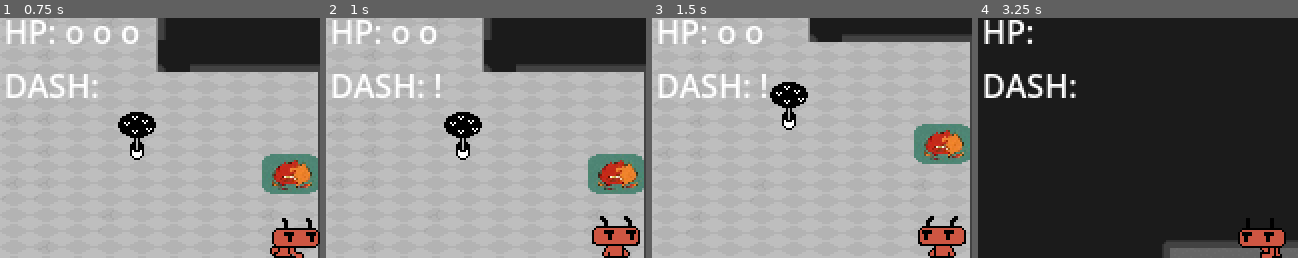
Above: before the commit, frames 1-4 (left to right).
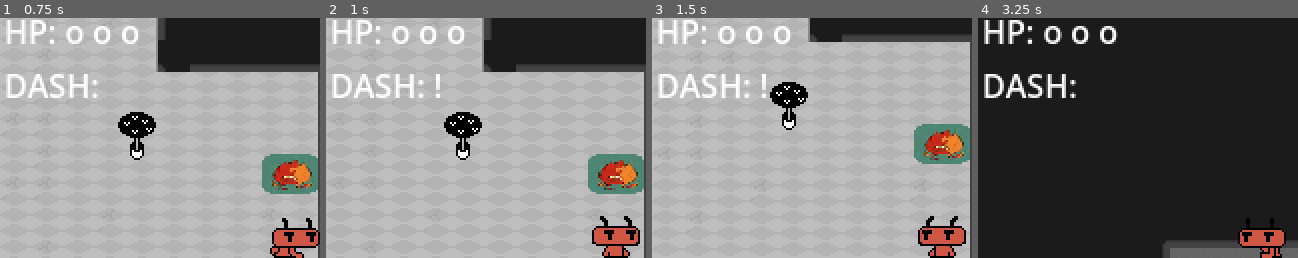
Above: after the commit, the same moments.

Repository: dead-rabbit-studio/hell-scout
Game: Godot game, scene res://main_game.tscn
Same seed, same stepped clock (60 frames per second), same inputs: the game is played once before the commit and once after it.
Inputs:
- Up to frame 1 (0.75 s): tap Enter at 0.5 s; hold Right (move_right) from 0.53 s (still down); tap J (dash) at 0.6 s
- Up to frame 2 (1 s): keep holding Right (move_right)
- Up to frame 3 (1.5 s): release Right (move_right) at 1.28 s; hold Down (move_down) from 1.28 s (still down); tap Space (attack) at 1.35 s
- Up to frame 4 (3.25 s): tap J (dash) at 1.55, 2.1, 3.05 s; release Down (move_down) at 2.03 s; hold Right (move_right) 2.03-2.78 s; hold Up (move_up) from 2.78 s (still down); tap E (interact) at 2.85 s
The pictures show only the part of the screen within x 4-54%, y 2-52%; the shares and areas given below are measured in that part.

Frame 1 is identical in both runs. In frame 2, 0.2% of the frame differs, in the area x 38-44%, y 3-11%; in frame 3, 0.2%; in frame 4, 0.8%, in the area x 20-44%, y 3-11%.

Commit message:
feat: add iframes when player is dashing

Diff:
--- a/core/health/health.gd
+++ b/core/health/health.gd
@@ -12,6 +12,7 @@
 
 @onready var current: float = max_health
 
+
 func heal(heal_points: float):
 	var health_after_heal = current + heal_points
 	if health_after_heal > max_health:
@@ -20,13 +21,14 @@
 
 
 func damage(damage_points: float):
-	if is_alive:
-		var health_after_hit = current - damage_points
-		if health_after_hit < 0: current = 0
-		else: current -= damage_points
+	if ignore_damage:
+		if is_alive:
+			var health_after_hit = current - damage_points
+			if health_after_hit < 0: current = 0
+			else: current -= damage_points
 
-	if current == 0 and !is_mortal:
-		kill()
+		if current == 0 and !is_mortal:
+			kill()
 
 
 func revive(): current = max_health
--- a/player/scouter/player.gd
+++ b/player/scouter/player.gd
@@ -113,6 +113,10 @@
 
 func _on_dash_state_changed(is_dashing: bool) -> void:
 	dash_state_changed.emit(is_dashing)
+	if is_dashing:
+		health.ignore_damage = true
+	else:
+		health.ignore_damage = false
 
 
 func _on_dash_attempt_blocked() -> void:
